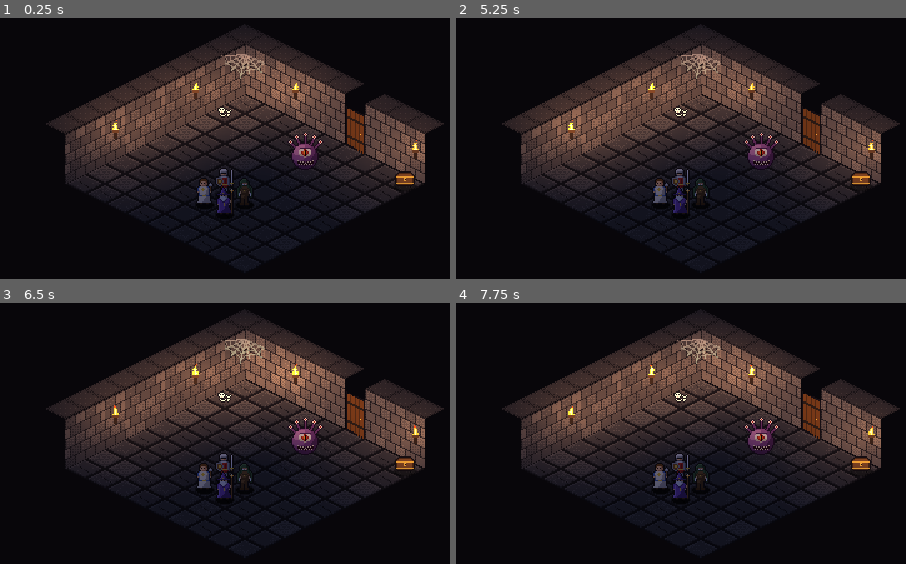
Above: before the commit, frames 1-4 (two rows, left to right).
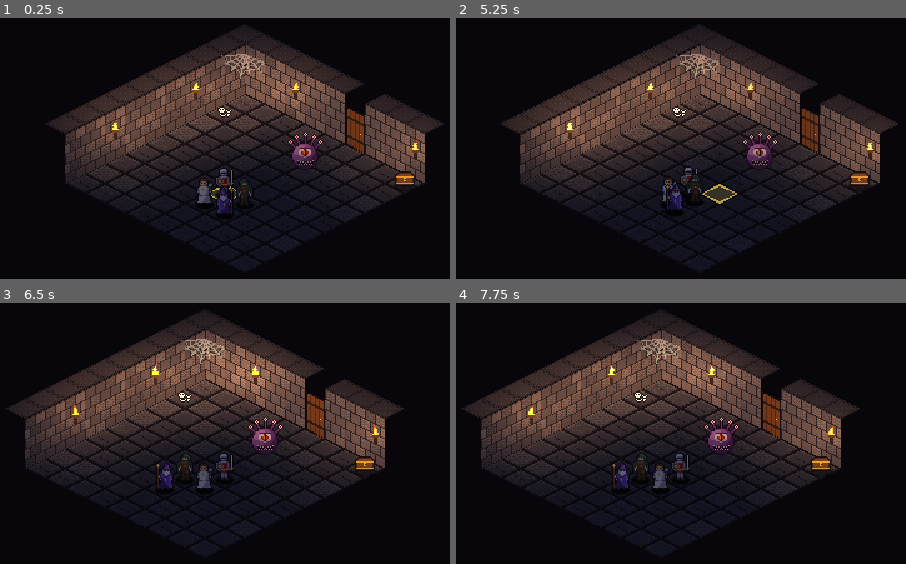
Above: after the commit, the same moments.

Repository: PaulHeraty/herra-iso-dnd
Game: Godot game, scene res://scenes/maps/test_room.tscn
The game is run twice, just before and just after one commit, with the same random seed, the same clock (stepped at 60 frames per second) and the same inputs.
Inputs (mouse positions are in pixels of both pictures, inside the frame that each line leads up to):
- Up to frame 1 (0.25 s): no input
- Up to frame 2 (5.25 s): tap Enter at 0.5 s; move the mouse to (856, 171) at 0.52 s; click (856, 171) at 0.67 s; drag from (519, 216) to (outside the picture) at 1.27 s; move the mouse to (762, 96) at 2.02 s; click (762, 96) at 2.17 s; drag from (outside the picture) to (outside the picture) at 2.77 s; tap Space at 3.5 s; move the mouse to (outside the picture) at 3.52 s; click (outside the picture) at 3.67 s; drag from (outside the picture) to (559, 80) at 4.27 s; move the mouse to (721, 192) at 5.02 s; click (721, 192) at 5.17 s
- Up to frame 3 (6.5 s): drag from (103, 365) to (63, 501) at 5.77 s
- Up to frame 4 (7.75 s): tap Enter at 6.5 s; move the mouse to (856, 456) at 6.52 s; click (856, 456) at 6.67 s; drag from (519, 501) to (outside the picture) at 7.27 s

The runs differ from the first frame. In frame 1, less than 0.1% of the frame differs, in the area x 46-53%, y 64-70%; in frame 2, 12%; in frame 3, 24%; in frame 4, 25%, in the area x 1-99%, y 3-97%.

Commit message:
Phase 1 step 2: click-to-move with A* pathfinding, trail-follow party, hover/path overlay
Co-Authored-By: Claude Opus 5.5 <noreply@anthropic.com>

Diff:
--- a/assets/tiles/dungeon_tileset.tres
+++ b/assets/tiles/dungeon_tileset.tres
@@ -1,7 +1,7 @@
-[gd_resource type="TileSet" format=3]
+[gd_resource type="TileSet" format=3 uid="uid://ywy5quhujd2q"]
 
-[ext_resource type="Texture2D" path="res://assets/tiles/floor_atlas.png" id="1_21tkw"]
-[ext_resource type="Texture2D" path="res://assets/tiles/wall_atlas.png" id="2_bufhf"]
+[ext_resource type="Texture2D" uid="uid://cjpkeoi3e7y5w" path="res://assets/tiles/floor_atlas.png" id="1_21tkw"]
+[ext_resource type="Texture2D" uid="uid://d20fwtlilp62p" path="res://assets/tiles/wall_atlas.png" id="2_bufhf"]
 
 [sub_resource type="TileSetAtlasSource" id="TileSetAtlasSource_gounw"]
 resource_name = "Floor"
--- a/scenes/maps/test_room.tscn
+++ b/scenes/maps/test_room.tscn
@@ -1,20 +1,14 @@
-[gd_scene format=4]
+[gd_scene format=4 uid="uid://clj24ysvb75y1"]
 
-[ext_resource type="Script" path="res://scripts/maps/dungeon_map.gd" id="1_b7x7t"]
+[ext_resource type="Script" uid="uid://w63wbww3sb07" path="res://scripts/maps/dungeon_map.gd" id="1_b7x7t"]
 [ext_resource type="TileSet" path="res://assets/tiles/dungeon_tileset.tres" id="2_dt3rr"]
 [ext_resource type="PackedScene" path="res://scenes/markers/torch.tscn" id="3_uokn5"]
-[ext_resource type="Script" path="res://scripts/markers/torch.gd" id="4_6dwks"]
 [ext_resource type="PackedScene" path="res://scenes/markers/door.tscn" id="5_x5ooa"]
-[ext_resource type="Script" path="res://scripts/markers/door.gd" id="6_1l055"]
 [ext_resource type="PackedScene" path="res://scenes/markers/chest.tscn" id="7_lsbp3"]
-[ext_resource type="Script" path="res://scripts/markers/chest.gd" id="8_uaw88"]
 [ext_resource type="PackedScene" path="res://scenes/markers/monster_spawn.tscn" id="9_vxdxe"]
-[ext_resource type="Script" path="res://scripts/markers/monster_spawn.gd" id="10_h2wjs"]
-[ext_resource type="Texture2D" path="res://assets/sprites/monsters/eye_tyrant_32.png" id="11_yh1g1"]
 [ext_resource type="PackedScene" path="res://scenes/markers/party_start.tscn" id="12_ksf8t"]
-[ext_resource type="Script" path="res://scripts/markers/party_start.gd" id="13_odx35"]
-[ext_resource type="Texture2D" path="res://assets/sprites/props/bones.png" id="14_njwk2"]
-[ext_resource type="Texture2D" path="res://assets/sprites/props/web.png" id="15_7fapo"]
+[ext_resource type="Texture2D" uid="uid://s3jabtxsm7mn" path="res://assets/sprites/props/bones.png" id="14_njwk2"]
+[ext_resource type="Texture2D" uid="uid://dep5yj4n01mcp" path="res://assets/sprites/props/web.png" id="15_7fapo"]
 
 [node name="TestRoom" type="Node2D" unique_id=947482]
 script = ExtResource("1_b7x7t")
@@ -37,41 +31,32 @@
 [node name="Entities" type="Node2D" parent="World" unique_id=2116703684]
 y_sort_enabled = true
 
-[node name="Torch" type="Node2D" parent="World/Entities" unique_id=1990960874 instance=ExtResource("3_uokn5")]
+[node name="Torch" parent="World/Entities" unique_id=1990960874 instance=ExtResource("3_uokn5")]
 position = Vector2(56, 20)
-script = ExtResource("4_6dwks")
 
-[node name="@Node2D@2" type="Node2D" parent="World/Entities" unique_id=1266886411 instance=ExtResource("3_uokn5")]
+[node name="@Node2D@2" parent="World/Entities" unique_id=1266886411 instance=ExtResource("3_uokn5")]
 position = Vector2(152, 68)
-script = ExtResource("4_6dwks")
 
-[node name="@Node2D@3" type="Node2D" parent="World/Entities" unique_id=1647096270 instance=ExtResource("3_uokn5")]
+[node name="@Node2D@3" parent="World/Entities" unique_id=1647096270 instance=ExtResource("3_uokn5")]
 position = Vector2(-24, 20)
-script = ExtResource("4_6dwks")
 face = 1
 
-[node name="@Node2D@4" type="Node2D" parent="World/Entities" unique_id=981184161 instance=ExtResource("3_uokn5")]
+[node name="@Node2D@4" parent="World/Entities" unique_id=981184161 instance=ExtResource("3_uokn5")]
 position = Vector2(-88, 52)
-script = ExtResource("4_6dwks")
 face = 1
 
-[node name="Door" type="Node2D" parent="World/Entities" unique_id=664664136 instance=ExtResource("5_x5ooa")]
+[node name="Door" parent="World/Entities" unique_id=664664136 instance=ExtResource("5_x5ooa")]
 position = Vector2(112, 40)
-script = ExtResource("6_1l055")
 
-[node name="Chest" type="Node2D" parent="World/Entities" unique_id=503091601 instance=ExtResource("7_lsbp3")]
+[node name="Chest" parent="World/Entities" unique_id=503091601 instance=ExtResource("7_lsbp3")]
 position = Vector2(144, 72)
-script = ExtResource("8_uaw88")
 gold = 25
 
-[node name="MonsterSpawn" type="Node2D" parent="World/Entities" unique_id=37502966 instance=ExtResource("9_vxdxe")]
+[node name="MonsterSpawn" parent="World/Entities" unique_id=37502966 instance=ExtResource("9_vxdxe")]
 position = Vector2(64, 64)
-script = ExtResource("10_h2wjs")
-preview = ExtResource("11_yh1g1")
 
-[node name="PartyStart" type="Node2D" parent="World/Entities" unique_id=288951738 instance=ExtResource("12_ksf8t")]
+[node name="PartyStart" parent="World/Entities" unique_id=288951738 instance=ExtResource("12_ksf8t")]
 position = Vector2(0, 80)
-script = ExtResource("13_odx35")
 
 [node name="Decor" type="Node2D" parent="World" unique_id=2012232075]
 y_sort_enabled = true
--- a/scripts/actors/actor.gd
+++ b/scripts/actors/actor.gd
@@ -8,7 +8,9 @@
 @export var shadow_radius := 7.0
 @export var shadow_alpha := 0.7
 
+## The cell the actor stands on, or is walking into.
 var cell := Vector2i.ZERO
+var _tween: Tween
 
 @onready var sprite: Sprite2D = $Sprite
 
@@ -19,6 +21,27 @@
 	position = IsoGrid.cell_to_world(c)
 
 
+func is_moving() -> bool:
+	return _tween != null and _tween.is_running()
+
+
+## Walk to a neighbouring cell over `duration` seconds. `cell` changes at once (so pathing and
+## occupancy see where the actor is going). Returns the tween; await its `finished`.
+func step_to(c: Vector2i, duration: float) -> Tween:
+	cell = c
+	var target := IsoGrid.cell_to_world(c)
+	if not is_equal_approx(target.x, position.x):
+		sprite.flip_h = target.x < position.x   # until 4-way sprites exist: mirror to face left
+	if _tween:
+		_tween.kill()
+	_tween = create_tween()
+	_tween.tween_property(self, "position", target, duration)
+	# Little 1px hop per step so walking reads as walking until real walk cycles exist.
+	_tween.parallel().tween_property(sprite, "position:y", -1.0, duration * 0.5)
+	_tween.parallel().tween_property(sprite, "position:y", 0.0, duration * 0.5).set_delay(duration * 0.5)
+	return _tween
+
+
 func _draw() -> void:
 	# Soft shadow: a darker core inside a fainter rim, both squashed 0.45 vertically.
 	draw_set_transform(Vector2(0, 1), 0, Vector2(1, 0.45))
--- a/scripts/maps/dungeon_map.gd
+++ b/scripts/maps/dungeon_map.gd
@@ -23,6 +23,9 @@
 
 ## The heroes, leader first.
 var party: Array[Hero] = []
+var overlay: GridOverlay
+var controller: PartyController
+var _astar := AStarGrid2D.new()
 
 @onready var floor_layer: TileMapLayer = $Floor
 @onready var walls_layer: TileMapLayer = $World/Walls
@@ -31,12 +34,24 @@
 
 
 func _ready() -> void:
+	overlay = GridOverlay.new()
+	overlay.name = "Overlay"
+	add_child(overlay)
+	move_child(overlay, floor_layer.get_index() + 1)   # above the floor, below World
+	refresh_navigation()
 	_spawn_party()
 	if preview_monsters:
 		_spawn_monster_previews()
+	controller = PartyController.new()
+	controller.name = "PartyController"
+	controller.map = self
+	controller.overlay = overlay
+	controller.camera = camera
+	controller.party = party
+	add_child(controller)
 
 
-## True if a cell has floor, no wall and no closed door.
+## True if a cell has floor, no wall, no closed door, no chest and no monster (actors are ignored).
 func is_walkable(cell: Vector2i) -> bool:
 	if floor_layer.get_cell_source_id(cell) == -1:
 		return false
@@ -46,7 +61,32 @@
 	for n in entities.get_children():
 		if n is Door and n.get_cell() == cell and n.blocks_move():
 			return false
+		if (n is Chest or n is MonsterSpawn) and n.get_cell() == cell:
+			return false
 	return true
+
+
+## Rebuild the walk grid from the tiles and doors. Call after opening/closing doors or editing tiles.
+func refresh_navigation() -> void:
+	_astar.region = floor_layer.get_used_rect().grow(1)
+	_astar.diagonal_mode = AStarGrid2D.DIAGONAL_MODE_ONLY_IF_NO_OBSTACLES
+	_astar.default_compute_heuristic = AStarGrid2D.HEURISTIC_OCTILE
+	_astar.default_estimate_heuristic = AStarGrid2D.HEURISTIC_OCTILE
+	_astar.update()
+	var r := _astar.region
+	for x in range(r.position.x, r.end.x):
+		for y in range(r.position.y, r.end.y):
+			_astar.set_point_solid(Vector2i(x, y), not is_walkable(Vector2i(x, y)))
+
+
+## Cells from `from` to `to` inclusive (diagonals allowed when not cutting a wall corner),
+## or [] if `to` can't be reached.
+func find_path(from: Vector2i, to: Vector2i) -> Array[Vector2i]:
+	var out: Array[Vector2i] = []
+	if not _astar.is_in_boundsv(from) or not _astar.is_in_boundsv(to) or _astar.is_point_solid(to):
+		return out
+	out.assign(_astar.get_id_path(from, to))
+	return out
 
 
 ## The actor standing on a cell, or null.
@@ -80,7 +120,7 @@
 		entities.add_child(hero)
 		hero.place_at(cells[i])
 		party.append(hero)
-	camera.position = party[0].position.round()
+	camera.position = party[0].position
 
 
 ## n free walkable cells for the party: the FORMATION offsets where possible, else the nearest
--- /dev/null
+++ b/scripts/maps/grid_overlay.gd
@@ -0,0 +1,45 @@
+class_name GridOverlay
+extends Node2D
+## Tinted floor diamonds drawn just above the Floor layer and under everything that y-sorts:
+## hover cursor, path preview, and (Phase 2+) move ranges, spell areas, the active hero.
+## Like the mock-ups, overlays are not darkened by the ambient light.
+
+## name -> {cells: Array[Vector2i], color: Color, fill: float, border: float}
+var _layers := {}
+var _order: Array[String] = []
+
+
+func _ready() -> void:
+	var mat := CanvasItemMaterial.new()
+	mat.light_mode = CanvasItemMaterial.LIGHT_MODE_UNSHADED
+	material = mat
+
+
+## Show (or replace) a named set of tinted cells. Layers draw in the order first set.
+func set_cells(layer: String, cells: Array, color: Color, fill := 0.18, border := 0.45) -> void:
+	if layer not in _order:
+		_order.append(layer)
+	_layers[layer] = {cells = cells, color = color, fill = fill, border = border}
+	queue_redraw()
+
+
+func clear(layer: String) -> void:
+	if _layers.erase(layer):
+		queue_redraw()
+
+
+func _draw() -> void:
+	var fill_poly := IsoGrid.diamond(1)
+	var edge := IsoGrid.diamond(1)
+	edge.append(edge[0])
+	for layer in _order:
+		if not _layers.has(layer):
+			continue
+		var l: Dictionary = _layers[layer]
+		for c: Vector2i in l.cells:
+			draw_set_transform(IsoGrid.cell_to_world(c))
+			if l.fill > 0.0:
+				draw_colored_polygon(fill_poly, Color(l.color, l.fill))
+			if l.border > 0.0:
+				draw_polyline(edge, Color(l.color, l.border), 1.0)
+	draw_set_transform(Vector2.ZERO)
--- /dev/null
+++ b/scripts/party/party_controller.gd
@@ -0,0 +1,94 @@
+class_name PartyController
+extends Node
+## Exploration mode: click a floor cell and the party walks there. The leader follows an A*
+## path; each other hero steps into the cell the hero ahead of it just left (a trail).
+## The camera follows the leader. Created by DungeonMap at runtime.
+
+## Seconds per orthogonal step (a grid diagonal takes sqrt(2) times as long).
+const STEP_TIME := 0.18
+const CAMERA_FOLLOW := 8.0          ## higher = camera catches up faster
+
+const COL_CURSOR := Color8(255, 220, 90)
+const COL_BLOCKED := Color8(255, 80, 60)
+const COL_PATH := Color8(90, 150, 255)
+
+var map: DungeonMap
+var overlay: GridOverlay
+var camera: Camera2D
+var party: Array[Hero] = []
+
+## Cells still to walk (leader), destination last.
+var _path: Array[Vector2i] = []
+var _walking := false
+var _hover := Vector2i(-99999, -99999)
+
+
+func _process(delta: float) -> void:
+	if party.is_empty():
+		return
+	var c := IsoGrid.world_to_cell(map.get_local_mouse_position())
+	if c != _hover:
+		_hover = c
+		_refresh_overlay()
+	var target := party[0].position
+	camera.position = camera.position.lerp(target, 1.0 - exp(-CAMERA_FOLLOW * delta))
+
+
+func _unhandled_input(event: InputEvent) -> void:
+	if party.is_empty():
+		return
+	if event is InputEventMouseButton and event.pressed and event.button_index == MOUSE_BUTTON_LEFT:
+		var target := IsoGrid.world_to_cell(map.get_local_mouse_position())
+		var p := map.find_path(party[0].cell, target)
+		if p.size() > 1:
+			p.remove_at(0)
+			_path = p
+			if not _walking:
+				_walk()
+		get_viewport().set_input_as_handled()
+		_refresh_overlay()
+
+
+func _walk() -> void:
+	_walking = true
+	while not _path.is_empty():
+		var next: Vector2i = _path.pop_front()
+		var leader := party[0]
+		var d := next - leader.cell
+		var dur := STEP_TIME * (1.4142 if d.x != 0 and d.y != 0 else 1.0)
+		var trail: Array[Vector2i] = []
+		for h in party:
+			trail.append(h.cell)
+		var tw := leader.step_to(next, dur)
+		for i in range(1, party.size()):
+			if party[i].cell != trail[i - 1]:
+				party[i].step_to(trail[i - 1], dur)
+		_refresh_overlay()
+		await tw.finished
+	_walking = false
+	_refresh_overlay()
+
+
+func _refresh_overlay() -> void:
+	var preview: Array[Vector2i] = []
+	if _walking:
+		preview = _path
+	elif map.is_walkable(_hover) and _hover != party[0].cell:
+		preview = map.find_path(party[0].cell, _hover)
+		if not preview.is_empty():
+			preview.remove_at(0)
+	if preview.size() > 1:
+		overlay.set_cells("path", preview.slice(0, -1), COL_PATH, 0.12, 0.35)
+	else:
+		overlay.clear("path")
+	if _walking and not _path.is_empty():
+		overlay.set_cells("destination", [_path[-1]], COL_CURSOR, 0.2, 0.6)
+	else:
+		overlay.clear("destination")
+	var reachable := map.is_walkable(_hover) and (_hover == party[0].cell or not preview.is_empty() or _walking)
+	if map.floor_layer.get_cell_source_id(_hover) == -1:
+		overlay.clear("cursor")
+	elif reachable:
+		overlay.set_cells("cursor", [_hover], COL_CURSOR, 0.15, 0.7)
+	else:
+		overlay.set_cells("cursor", [_hover], COL_BLOCKED, 0.08, 0.5)
Not shown, added: scripts/maps/grid_overlay.gd.uid
Not shown, added: scripts/party/party_controller.gd.uid
Not shown, changed: CLAUDE.md
